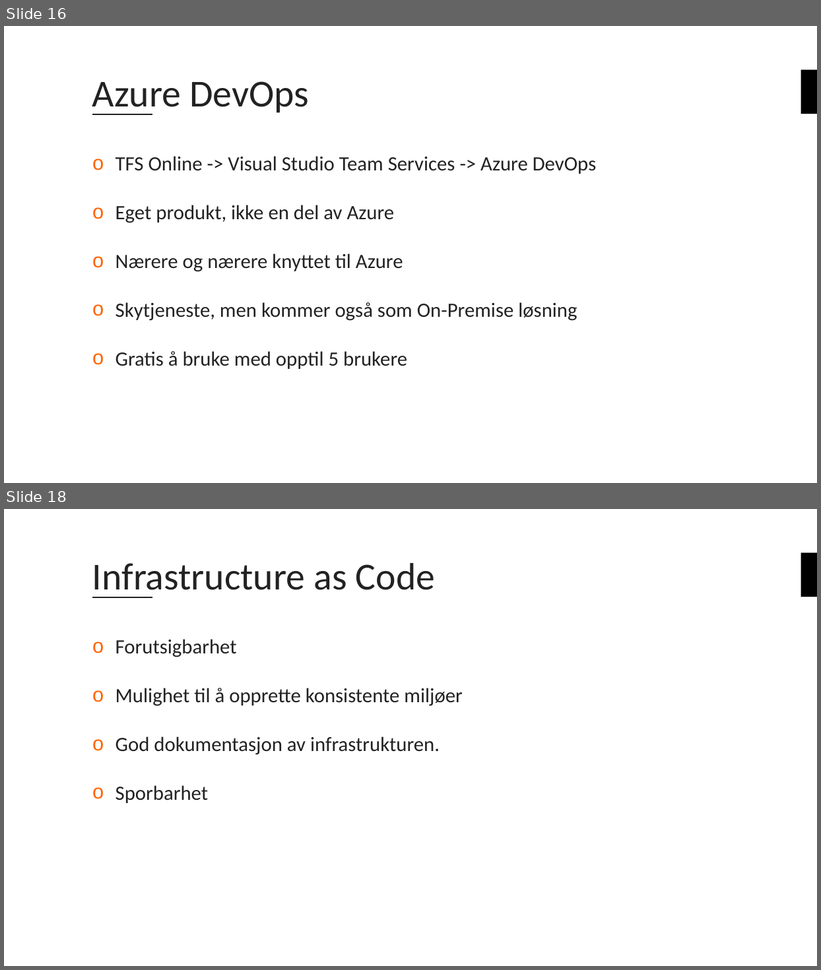
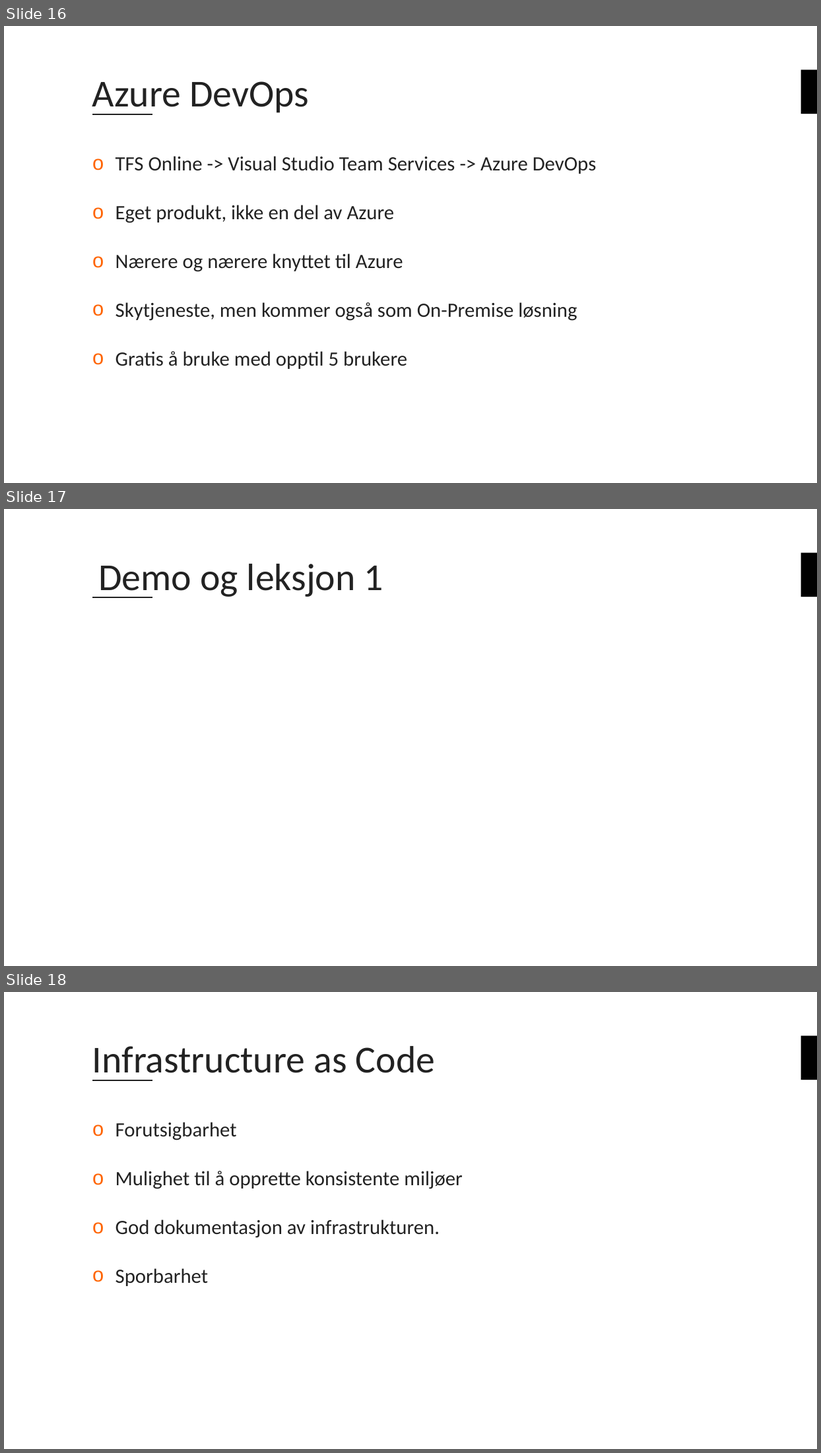
Before and after one commit to bouvet/azure-workshops, a slide deck: Workshop_2/Presentasjon/Azureskolen-Workshop#2.pptx. Shown one above the other, each under a label of ours: slides 16 and 18 before the commit, slides 16, 17 and 18 after it; the slides between them are not shown. The pictures are 821x970 and 821x1453 pixels, drawn with LibreOffice and Linux fonts; fonts in the diff are those of the drawing; background and template pictures are left out. Boxes give left, top, right and bottom in pixels: in the first picture for what was removed or moved away, otherwise in the second. Text is boxed around its words. In the diff, an @@ line names an element or a change of style, - is before the commit and + after.

Commit message:
La til tekst på leksjon 2

```diff
--- a/Workshop_2/Presentasjon/Azureskolen-Workshop#2.pptx
+++ b/Workshop_2/Presentasjon/Azureskolen-Workshop#2.pptx
@@ slide 17 added at (4, 509, 817, 966), background #FFFFFF; not listed: 2 template elements that a slide beside it also shows @@
@@ title added at (98, 564, 384, 598), 45 pt, text #222222 @@
+Demo og leksjon 1
```
Also in this commit, not shown: 2 slides changed, 2 other slides added, 2 slides removed, 1 other file.
